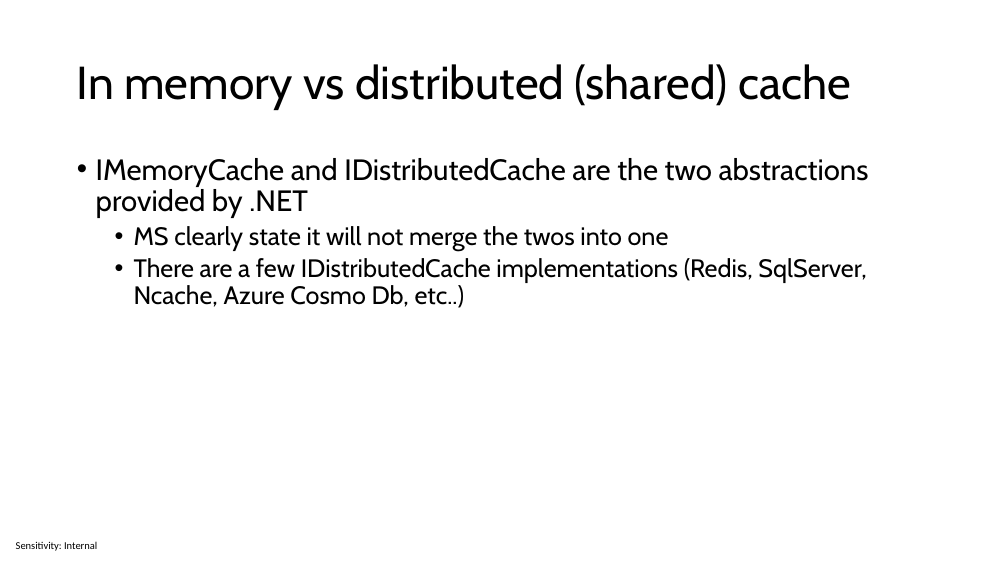
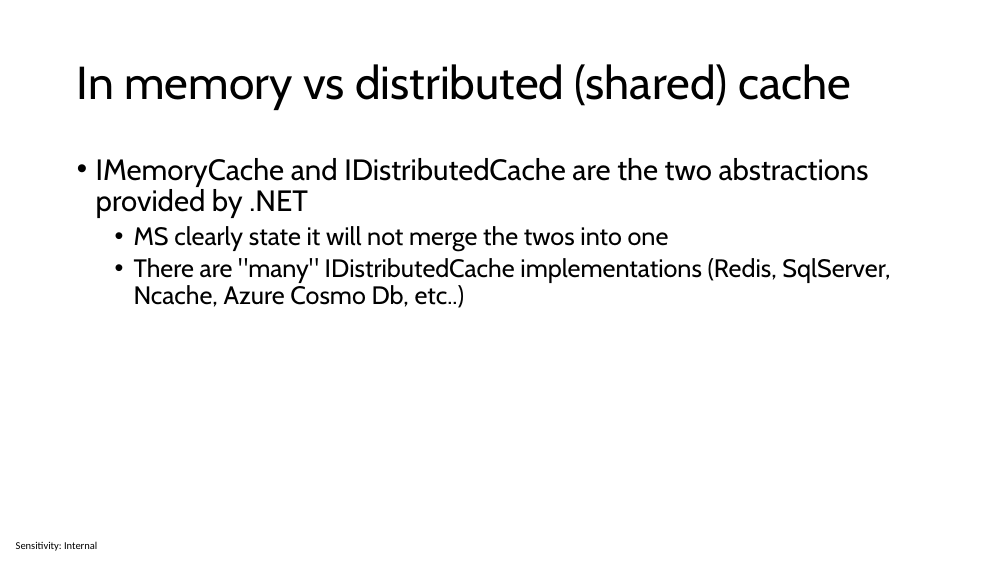
Before and after one commit to sabbadino/cache-like-a-pro-fusion-cache, a slide deck: slide 10 of cache-like-a-pro.pptx. Drawn at 1008x567 pixels with LibreOffice and Linux fonts; fonts in the diff are those of the drawing. Boxes give left, top, right and bottom in pixels: in the first picture for what was removed or moved away, otherwise in the second. Text is boxed around its words. In the diff, an @@ line names an element or a change of style, - is before the commit and + after.

```diff
--- a/cache-like-a-pro.pptx
+++ b/cache-like-a-pro.pptx
@@ text at box(134, 258, 890, 308): text changed @@
-  • There are a few IDistributedCache implementations (Redis, SqlServer, Ncache, Azure Cosmo Db, etc..)
+  • There are "many" IDistributedCache implementations (Redis, SqlServer, Ncache, Azure Cosmo Db, etc..)
```
Also in this commit, not shown: 12 other slides changed, 4 slides added, 1 slide removed.
